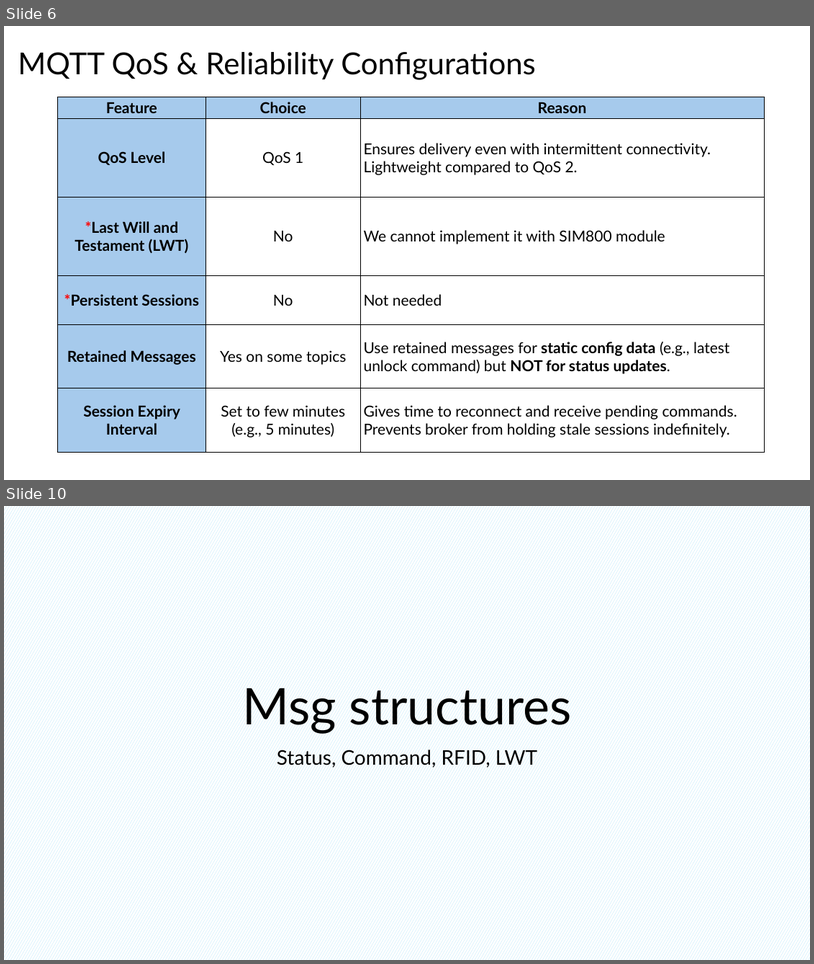
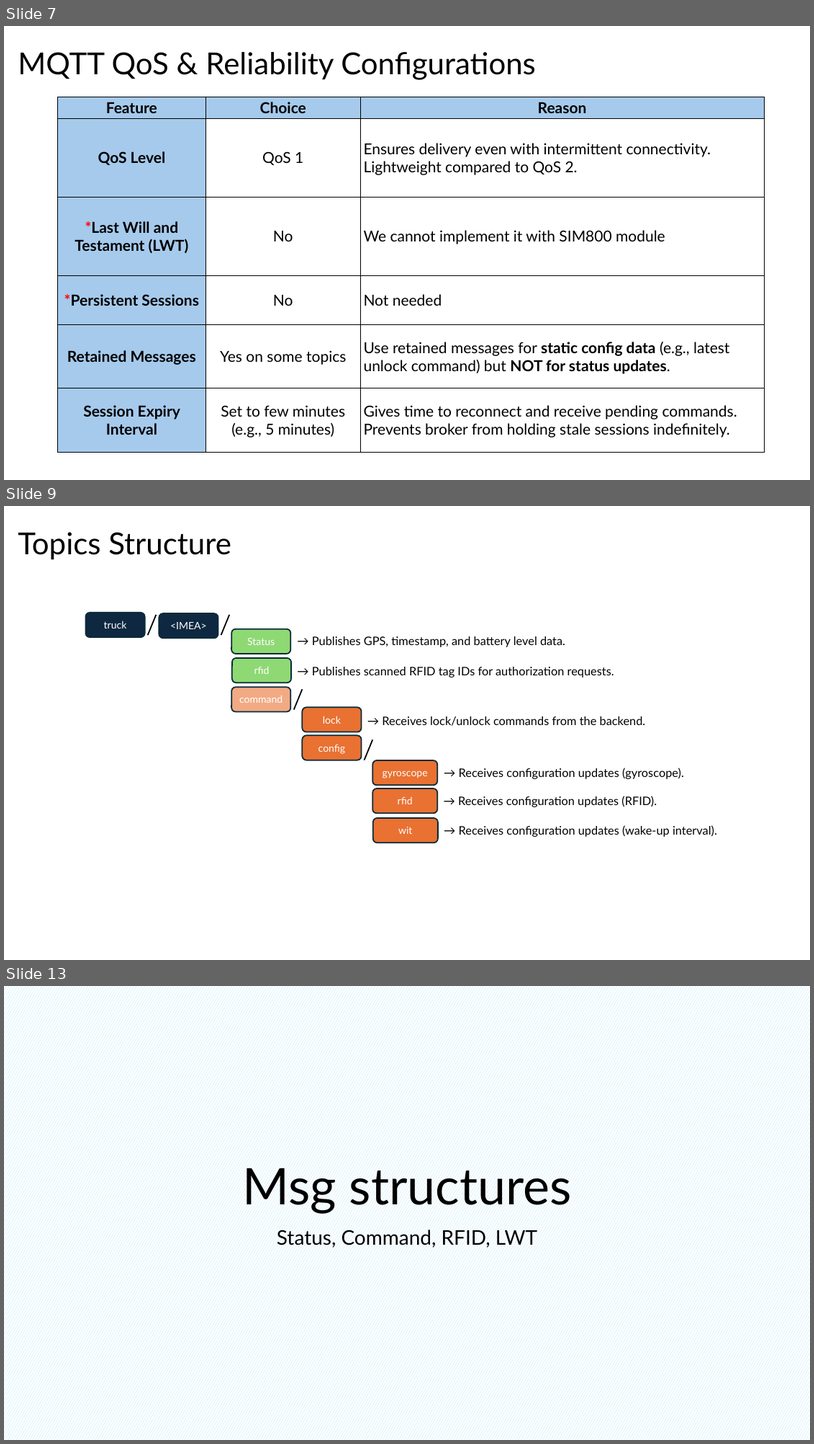
Before and after one commit to hamidrezaHemati/MQTT-AutoLock, a slide deck: Structure/Communication Workflow — MQTT Design & Architecture.pptx. Shown one above the other, each under a label of ours: slides 6 and 10 before the commit, slides 7, 9 and 13 after it; the slides between them are not shown. The pictures are 814x964 and 814x1444 pixels, drawn with LibreOffice and Linux fonts; fonts in the diff are those of the drawing. Boxes give left, top, right and bottom in pixels: in the first picture for what was removed or moved away, otherwise in the second. Text is boxed around its words. In the diff, an @@ line names an element or a change of style, - is before the commit and + after.

```diff
--- a/Structure/Communication Workflow — MQTT Design & Architecture.pptx
+++ b/Structure/Communication Workflow — MQTT Design & Architecture.pptx
@@ slide 9 added at [4, 506, 810, 960], background #FFFFFF @@
@@ title added at [18, 532, 232, 560], 36 pt, text #000000 @@
+Topics Structure
@@ rounded rectangle added at [85, 613, 145, 637], fill #0E2841, outline #092A39 1.5 pt, 12 pt, text #FFFFFF @@
+truck
@@ line added from (157, 615) to (148, 635), #000000 1.5 pt @@
@@ rounded rectangle added at [159, 614, 218, 638], fill #0E2841, outline #092A39 1.5 pt, 12 pt, text #FFFFFF @@
+<IMEA>
@@ line added from (229, 615) to (221, 635), #000000 1.5 pt @@
@@ rounded rectangle added at [232, 629, 291, 654], fill #8ED973, outline #092A39 1.5 pt, 12 pt, text #FFFFFF @@
+Status
@@ text added at [312, 636, 566, 647], 14 pt, text #000000 @@
+→ Publishes GPS, timestamp, and battery level data.
@@ rounded rectangle added at [232, 658, 291, 682], fill #8ED973, outline #092A39 1.5 pt, 12 pt, text #FFFFFF @@
+rfid
@@ text added at [312, 667, 615, 677], 14 pt, text #000000 @@
+→ Publishes scanned RFID tag IDs for authorization requests.
@@ rounded rectangle added at [232, 687, 291, 712], fill #F2AA84, outline #092A39 1.5 pt, 12 pt, text #FFFFFF @@
+command
@@ line added from (302, 690) to (294, 709), #000000 1.5 pt @@
@@ rounded rectangle added at [302, 708, 362, 732], fill #E97132, outline #092A39 1.5 pt, 12 pt, text #FFFFFF @@
+lock
@@ text added at [382, 716, 646, 726], 14 pt, text #000000 @@
+→ Receives lock/unlock commands from the backend.
@@ rounded rectangle added at [302, 735, 362, 760], fill #E97132, outline #092A39 1.5 pt, 12 pt, text #FFFFFF @@
+config
@@ line added from (373, 739) to (365, 760), #000000 1.5 pt @@
@@ rounded rectangle added at [373, 760, 437, 785], fill #E97132, outline #092A39 1.5 pt, 12 pt, text #FFFFFF @@
+gyroscope
@@ text added at [459, 767, 684, 779], 14 pt, text #000000 @@
+→ Receives configuration updates (gyroscope).
@@ rounded rectangle added at [373, 788, 437, 813], fill #E97132, outline #092A39 1.5 pt, 12 pt, text #FFFFFF @@
+rfid
@@ text added at [458, 795, 657, 807], 14 pt, text #000000 @@
+→ Receives configuration updates (RFID).
@@ rounded rectangle added at [373, 818, 437, 843], fill #E97132, outline #092A39 1.5 pt, 12 pt, text #FFFFFF @@
+wit
@@ text added at [459, 825, 718, 836], 14 pt, text #000000 @@
+→ Receives configuration updates (wake-up interval).
@@ what was slide 6 is now slide 7 @@
@@ what was slide 10 is now slide 13 @@
```
Also in this commit, not shown: 6 slides changed, 4 other slides added, 2 slides removed, 4 other files.
